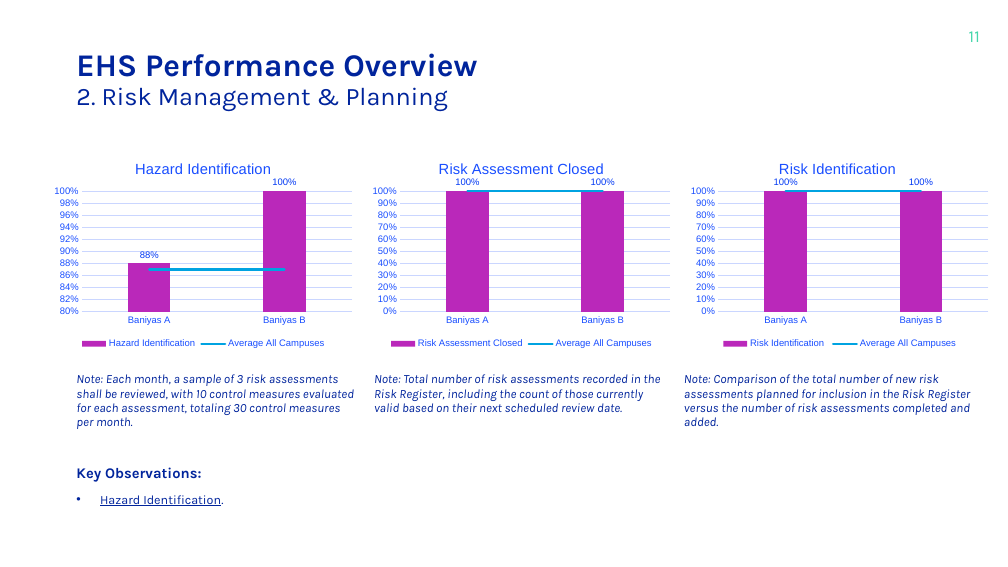
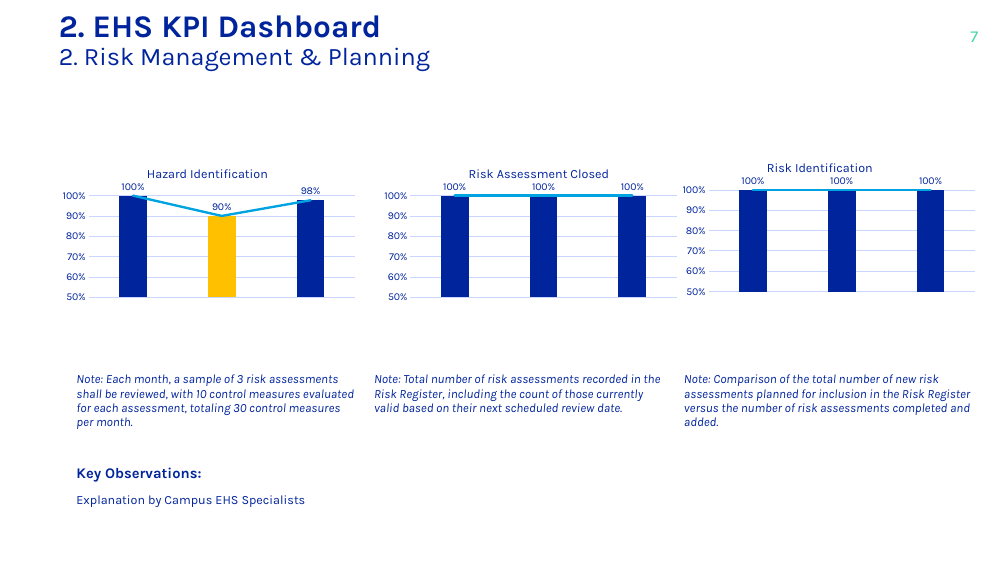
Before and after one commit to josephsismart/hct-cohs-ehs-kpi, a slide deck: slide 7 of templates/template.pptx (slide 11 before the commit). Drawn at 1008x567 pixels with LibreOffice and Linux fonts; fonts in the diff are those of the drawing; background and template pictures are left out. Boxes give left, top, right and bottom in pixels: in the first picture for what was removed or moved away, otherwise in the second. Text is boxed around its words. In the diff, an @@ line names an element or a change of style, - is before the commit and + after.

Commit message:
Replace template.pptx with Rev 4 (23 slides, 17 charts)

```diff
--- a/templates/template.pptx
+++ b/templates/template.pptx
@@ text "2. EHS KPI Dashboard": place and size @@
-text "2. EHS KPI Dashboard" at box(76, 53, 477, 111)
+text "2. EHS KPI Dashboard" at box(59, 15, 430, 72)
@@ text at box(59, 15, 381, 38): text changed @@
-EHS Performance Overview
+2. EHS KPI Dashboard
@@ page number at box(970, 31, 978, 42): text changed @@
-11
+7
@@ column chart removed at box(685, 148, 995, 352) @@
-title "Risk Identification  "
-categories: Baniyas A, Baniyas B
-Risk Identification : 1, 1
-Average All Campuses: 1, 1
@@ column chart at box(45, 160, 367, 341) @@
-categories: Baniyas A, Baniyas B
+categories: 1, 2, 3
-Hazard Identification: 0.88, 1
+Series 1: 1, 0.9, 0.98
@@ data labels of Series 1 changed @@
-Average All Campuses: 0.87, 0.87
+Series 2: 1, 0.9, 0.98
@@ legend changed @@
@@ category axis changed @@
@@ value axis changed @@
@@ bar spacing changed @@
@@ plot area changed @@
@@ lettering changed @@
@@ column chart: place and size @@
-column chart at box(48, 148, 358, 352)
+column chart at box(45, 160, 367, 341)
@@ column chart at box(367, 160, 689, 341) @@
-categories: Baniyas A, Baniyas B
+categories: 1, 2, 3
-Risk Assessment Closed: 1, 1
+Series 1: 1, 1, 1
@@ data labels of Series 1 changed @@
-Average All Campuses: 1, 1
+Series 2: 1, 1, 1
@@ legend changed @@
@@ category axis changed @@
@@ value axis changed @@
@@ bar spacing changed @@
@@ plot area changed @@
@@ lettering changed @@
@@ column chart: place and size @@
-column chart at box(367, 148, 677, 352)
+column chart at box(367, 160, 689, 341)
@@ column chart added at box(665, 154, 987, 335) @@
+title "Risk Identification  "
+categories: 1, 2, 3
+Series 1: 1, 1, 1
+Series 2: 1, 1, 1
@@ text at box(76, 495, 306, 507): text changed @@
-• Hazard Identification.
+Explanation by Campus EHS Specialists
```
Also in this commit, not shown: 9 other slides changed, 12 slides added, 14 slides removed.
